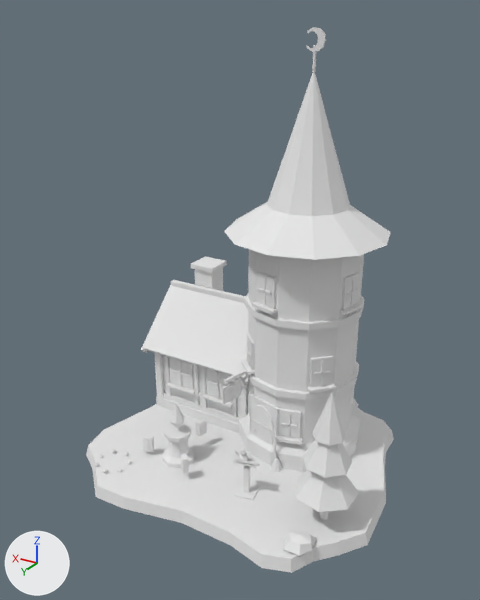
The FBX model Assets/Village/Models/Village_House_Magic.fbx as it was, and as the next commit left it.
One viewpoint serves both versions: a 50 mm lens placed at (-9.54, 16.52, 13.59), pointed at (0.21, 0.26, 5.46). Lighting does not change. The marker at lower left points along +X, +Y and +Z. The first picture is the older version. Where no turn or scale is listed for an object, it has been applied to the vertices.

The first picture shows 'Village_House_Magic'.
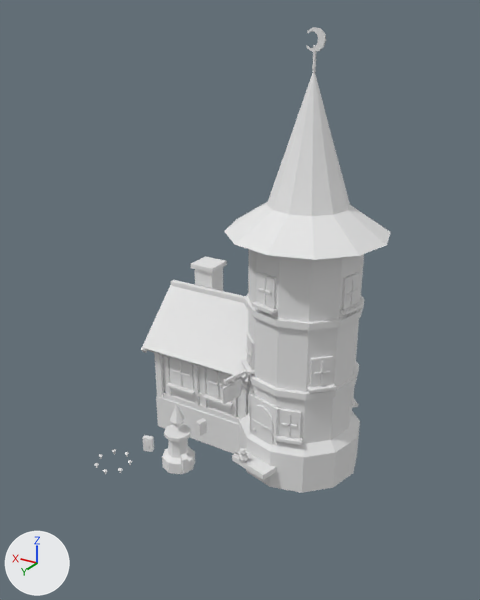
Where the change shows, as pixel boxes [x1, y1, x2, y2] in the pictures (480 x 600 px):
'Village_House_Magic', reshaped (15% shorter)
    before: [86, 27, 394, 573]
    after: [94, 27, 390, 493]
part 1 of me_village_house_magic, deleted
    before: [86, 393, 394, 573]

What the commit changed:
me_village_house_magic is used by ob_village_house_magic; location (0.0, 0.0, 0.0).
me_village_house_magic had 1651 vertices, 1290 faces and spanned x -5.08..4.96, y -4.97..4.44, z -0.9..13.26.
me_village_house_magic now has 1487 vertices, 1159 faces and spans x -3.75..4.53, y -4.03..3.81, z -0.9..13.26.
me_village_house_magic part 1: 12 loose pieces with 164 vertices, spanning x -5.08..4.96, y -4.97..4.44, z -0.35..4.28, are deleted.
